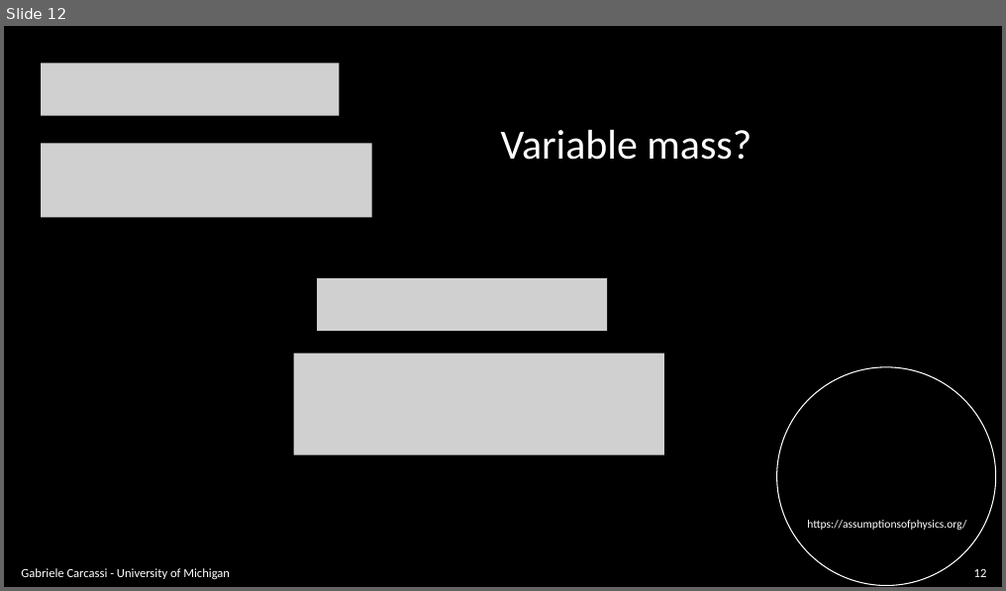
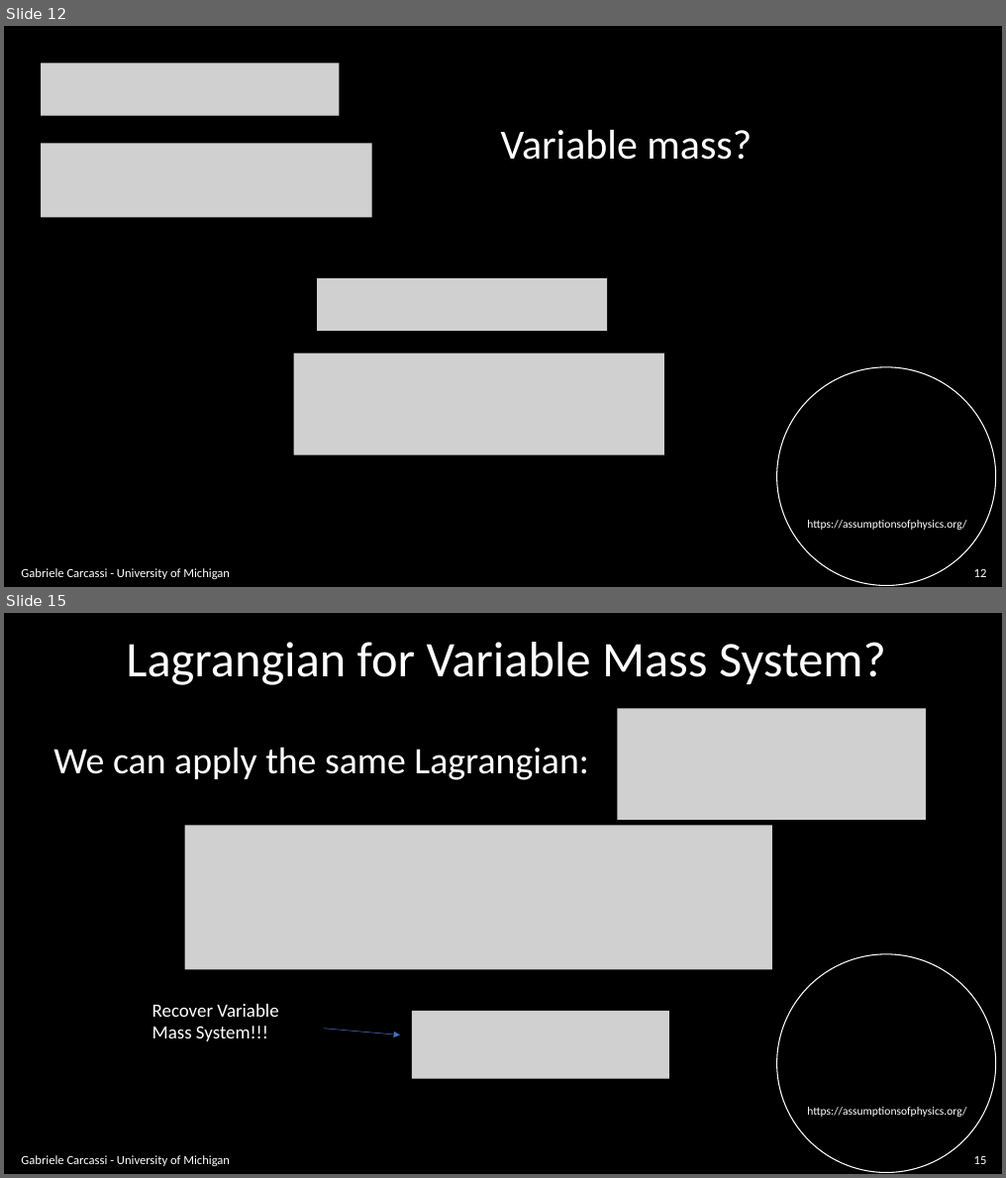
Before and after one commit to assumptionsofphysics/slides, a slide deck: BookCompanions-v2/RP-Class-2.pptx. Shown one above the other, each under a label of ours: slide 12 before the commit, slides 12 and 15 after it; the slides between them are not shown. The pictures are 1006x591 and 1006x1178 pixels, drawn with LibreOffice and Linux fonts; fonts in the diff are those of the drawing; grey boxes stand for pictures; background and template pictures are left out. Boxes give left, top, right and bottom in pixels: in the first picture for what was removed or moved away, otherwise in the second. Text is boxed around its words. In the diff, an @@ line names an element or a change of style, - is before the commit and + after.

```diff
--- a/BookCompanions-v2/RP-Class-2.pptx
+++ b/BookCompanions-v2/RP-Class-2.pptx
@@ slide 15 added at [4,613,1002,1174], background #000000; not listed: 2 template elements that a slide beside it also shows @@
@@ text added at [126,642,886,685], 48 pt, text #FFFFFF @@
+Lagrangian for Variable Mass System?
@@ picture added at [617,709,926,820] @@
@@ text added at [54,747,589,780], 36 pt, text #FFFFFF @@
+We can apply the same Lagrangian:
@@ picture added at [185,826,772,970] @@
@@ text added at [152,1004,278,1042], 18 pt, text #FFFFFF @@
+Recover Variable Mass System!!!
@@ picture added at [412,1011,669,1079] @@
@@ arrow added from (324, 1029) to (400, 1035), #4472C4 0.5 pt @@
@@ text added at [21,1156,230,1166], 12 pt, text #FFFFFF @@
+Gabriele Carcassi - University of Michigan
@@ page number added at [974,1157,987,1164], 12 pt, text #FFFFFF @@
+15
```
Also in this commit, not shown: 7 slides changed, 3 other slides added, 1 other file.
